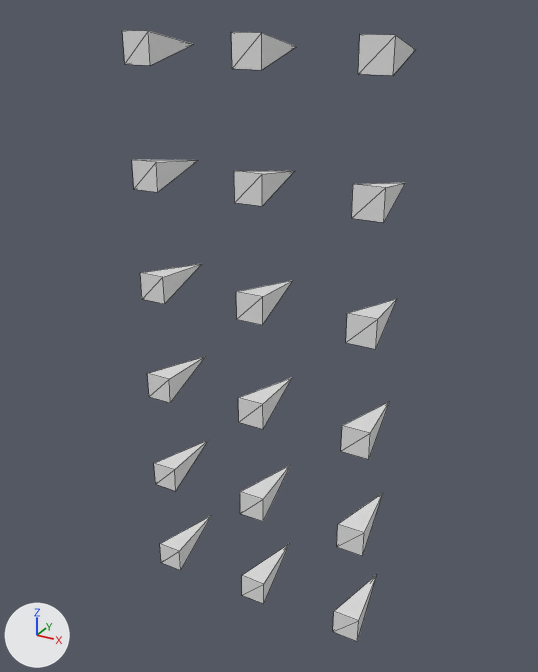
An edit to the glTF model assets/meshes/traps/spikes.glb, drawn before and after from the same camera.
Before and after are seen from a 50 mm lens placed at (1.48, -2.52, 2.82), pointed at (-0.02, 0.21, 1.45). The lights are fixed; the arrows at lower left show +X, +Y and +Z. The picture after the commit comes second. Mesh edges are drawn as thin lines. Vertices at exactly the same position are counted once.
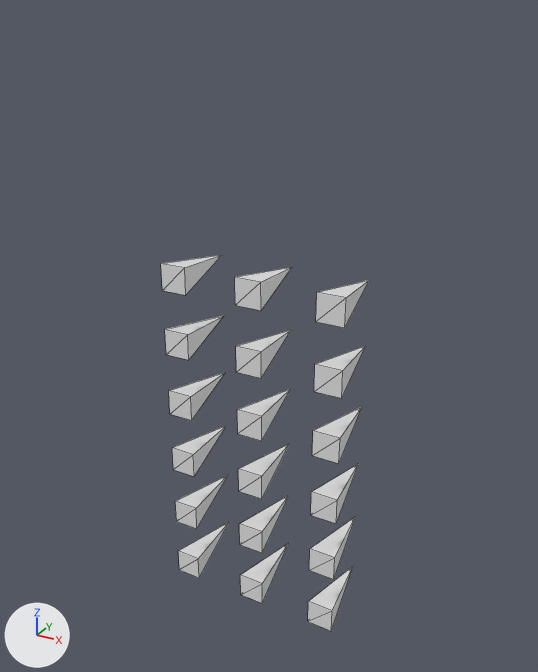
Pixel boxes [x1, y1, x2, y2] of what changed, in the pictures (538 x 672 px; the box of a moved part takes in the faces that stretch with it):
'Cone', reshaped, moved (29% narrower, 38% shorter)
    before: [122, 30, 416, 641]
    after: [161, 255, 369, 631]
part 1 of me_cone, moved or reshaped
    before: [242, 544, 289, 604]
    after: [240, 544, 288, 603]
part 2 of me_cone, moved or reshaped
    before: [333, 575, 377, 641]
    after: [308, 566, 353, 631]
part 3 of me_cone, moved or reshaped
    before: [154, 440, 208, 491]
    after: [175, 475, 228, 529]
part 4 of me_cone, moved or reshaped
    before: [240, 465, 291, 521]
    after: [239, 495, 289, 553]
part 5 of me_cone, moved or reshaped
    before: [337, 493, 383, 556]
    after: [309, 517, 355, 579]
part 6 of me_cone, moved or reshaped
    before: [147, 356, 206, 403]
    after: [172, 425, 227, 477]
part 7 of me_cone, moved or reshaped
    before: [238, 378, 292, 429]
    after: [238, 444, 289, 499]
part 8 of me_cone, moved or reshaped
    before: [341, 402, 389, 459]
    after: [311, 464, 358, 524]
part 9 of me_cone, moved or reshaped
    before: [140, 264, 202, 304]
    after: [169, 373, 225, 420]
part 10 of me_cone, moved or reshaped
    before: [236, 280, 293, 325]
    after: [237, 389, 290, 441]
part 11 of me_cone, moved or reshaped
    before: [346, 299, 397, 349]
    after: [312, 407, 362, 464]
part 12 of me_cone, moved or reshaped
    before: [132, 159, 198, 192]
    after: [165, 316, 223, 360]
part 13 of me_cone, moved or reshaped
    before: [234, 171, 294, 206]
    after: [236, 330, 291, 378]
part 14 of me_cone, moved or reshaped
    before: [352, 182, 406, 223]
    after: [314, 346, 365, 398]
part 15 of me_cone, moved or reshaped
    before: [122, 30, 193, 65]
    after: [161, 255, 222, 295]
part 16 of me_cone, moved or reshaped
    before: [231, 32, 297, 70]
    after: [235, 267, 292, 311]
part 17 of me_cone, moved or reshaped
    before: [358, 34, 416, 75]
    after: [316, 280, 369, 328]

What changed in the scene script:
```text
Change me_cone:
    used by ob_cone; location = (0.003, 0.0, 0.0)
    remove me_cone.from_pydata(...)  # 90 vertices, 108 faces; spans x -0.56..0.57, y 0.0..0.41, z 0.09..2.74
    add me_cone.from_pydata(...)  # 90 vertices, 108 faces; spans x -0.56..0.32, y 0.0..0.41, z 0.09..1.79
    me_cone part 1: the loose piece of 5 vertices spanning x -0.06..0.07, y 0.0..0.41, z 0.09..0.22 is moved by (-0.13, 0.0, 0.0)
    me_cone part 2: the loose piece of 5 vertices spanning x 0.45..0.57, y 0.0..0.41, z 0.09..0.22 is moved by (-0.25, 0.0, 0.0)
    me_cone part 3: the loose piece of 5 vertices spanning x -0.56..-0.44, y 0.0..0.41, z 0.59..0.72 is moved by (0.0, 0.0, -0.19)
    me_cone part 4: the loose piece of 5 vertices spanning x -0.06..0.07, y 0.0..0.41, z 0.59..0.72 is moved by (-0.13, 0.0, -0.19)
    me_cone part 5: the loose piece of 5 vertices spanning x 0.45..0.57, y 0.0..0.41, z 0.59..0.72 is moved by (-0.25, 0.0, -0.19)
    me_cone part 6: the loose piece of 5 vertices spanning x -0.56..-0.44, y 0.0..0.41, z 1.1..1.23 is moved by (0.0, 0.0, -0.38)
    me_cone part 7: the loose piece of 5 vertices spanning x -0.06..0.07, y 0.0..0.41, z 1.1..1.23 is moved by (-0.13, 0.0, -0.38)
    me_cone part 8: the loose piece of 5 vertices spanning x 0.45..0.57, y 0.0..0.41, z 1.1..1.23 is moved by (-0.25, 0.0, -0.38)
    me_cone part 9: the loose piece of 5 vertices spanning x -0.56..-0.44, y 0.0..0.41, z 1.6..1.73 is moved by (0.0, 0.0, -0.57)
    me_cone part 10: the loose piece of 5 vertices spanning x -0.06..0.07, y 0.0..0.41, z 1.6..1.73 is moved by (-0.13, 0.0, -0.57)
    me_cone part 11: the loose piece of 5 vertices spanning x 0.45..0.57, y 0.0..0.41, z 1.6..1.73 is moved by (-0.25, 0.0, -0.57)
    me_cone part 12: the loose piece of 5 vertices spanning x -0.56..-0.44, y 0.0..0.41, z 2.11..2.23 is moved by (0.0, 0.0, -0.76)
    me_cone part 13: the loose piece of 5 vertices spanning x -0.06..0.07, y 0.0..0.41, z 2.11..2.23 is moved by (-0.13, 0.0, -0.76)
    me_cone part 14: the loose piece of 5 vertices spanning x 0.45..0.57, y 0.0..0.41, z 2.11..2.23 is moved by (-0.25, 0.0, -0.76)
    me_cone part 15: the loose piece of 5 vertices spanning x -0.56..-0.44, y 0.0..0.41, z 2.61..2.74 is moved by (0.0, 0.0, -0.95)
    me_cone part 16: the loose piece of 5 vertices spanning x -0.06..0.07, y 0.0..0.41, z 2.61..2.74 is moved by (-0.13, 0.0, -0.95)
    me_cone part 17: the loose piece of 5 vertices spanning x 0.45..0.57, y 0.0..0.41, z 2.61..2.74 is moved by (-0.25, 0.0, -0.95)
Change ob_cone:
    ob_cone.location: (0.003, 0.0, 0.0) -> (0.122, 0.0, 0.0)
```
